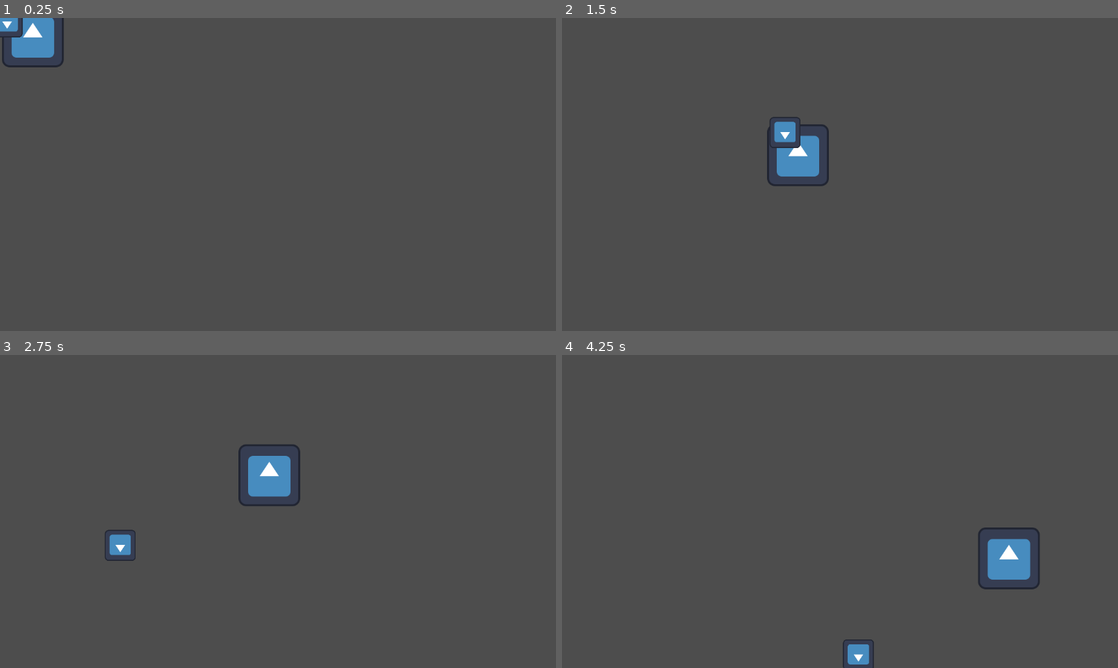
Above: before the commit, frames 1-4 (two rows, left to right).
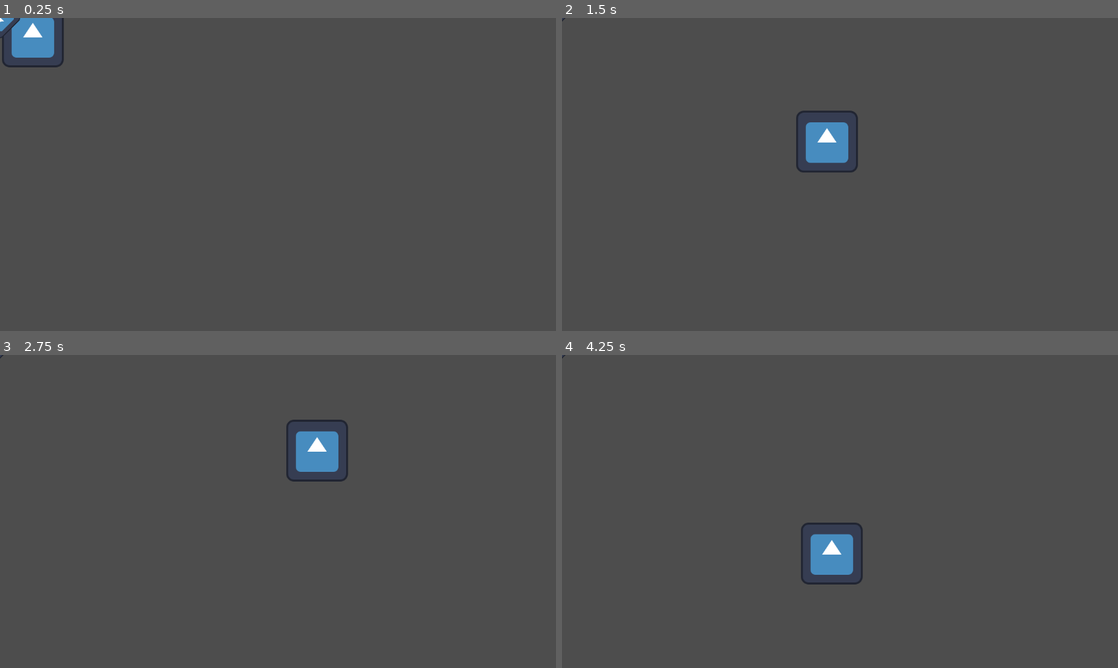
Above: after the commit, the same moments.

Repository: sayf63/Judgement_Engine
Game: Godot game, scene res://Entities/Player/Player.tscn
The game is run twice, just before and just after one commit, with the same random seed, the same clock (stepped at 60 frames per second) and the same inputs. The project has no main scene, so this scene is started directly. The engine's default icon, where the game draws it, is replaced by a stand-in: a white triangle on a blue panel in a dark square.
Inputs (mouse positions are in pixels of both pictures, inside the frame that each line leads up to):
- Up to frame 1 (0.25 s): no input
- Up to frame 2 (1.5 s): move the mouse to (962, 158) at 0.52 s; hold D (right) 0.53-1.28 s; tap Space (dash) at 0.6 s; move the mouse to (728, 190) at 1.27 s; hold Shift (slowdown, bound only after the commit) from 1.28 s (still down); click (728, 190) at 1.35 s
- Up to frame 3 (2.75 s): move the mouse to (333, 442) at 2.02 s; release Shift (slowdown, bound only after the commit) at 2.03 s; hold D (right) from 2.03 s (still down); tap Space (dash) at 2.1 s
- Up to frame 4 (4.25 s): move the mouse to (812, 574) at 2.77 s; release D (right) at 2.78 s; hold W (up) 2.78-3.53 s; click (812, 574) at 2.85 s; move the mouse to (1006, 558) at 3.52 s; hold A (left) from 3.53 s (still down); tap Space (dash) at 3.6 s

The runs differ from the first frame. In frame 1, 0.2% of the frame differs, in the area x 0-5%, y 0-7%; in frame 2, 2.1%; in frame 3, 2.8%; in frame 4, 2.9%, in the area x 0-86%, y 0-100%.

Commit message:
added anchor and slowdown controls for player

Diff:
--- a/judgement-engine/Entities/Enemies/BaseEnemy/enemy.gd
+++ b/judgement-engine/Entities/Enemies/BaseEnemy/enemy.gd
@@ -20,6 +20,7 @@
 # Inputs
 func take_damage(damage: int):
 	health -= damage
+	print(damage)
 	# Keeps enemy health between 0 and max_health
 	health = clamp(health, 0, max_health)
 	damaged.emit()
--- a/judgement-engine/Entities/Player/PlayerStateMachine/PlayerStates/player_dashing.gd
+++ b/judgement-engine/Entities/Player/PlayerStateMachine/PlayerStates/player_dashing.gd
@@ -18,7 +18,7 @@
 	var mouse_position = entity.get_global_mouse_position()
 
 	var distance = entity.position.distance_to(mouse_position)
-	if distance < entity.STOP_RADIUS*2:
+	if distance < entity.STOP_RADIUS*2 or Input.is_action_pressed("anchor"):
 		set_state("Idle")
 
 	var direction = entity.position.direction_to(mouse_position)
--- a/judgement-engine/Entities/Player/PlayerStateMachine/PlayerStates/player_idle.gd
+++ b/judgement-engine/Entities/Player/PlayerStateMachine/PlayerStates/player_idle.gd
@@ -7,7 +7,7 @@
 ## Called every frame
 func do_physics_process(_delta):
 	entity.velocity = Vector2.ZERO
-	if entity.global_position.distance_to(entity.get_global_mouse_position()) > entity.STOP_RADIUS:
+	if !Input.is_action_pressed("anchor") and entity.global_position.distance_to(entity.get_global_mouse_position()) > entity.STOP_RADIUS:
 		if entity.cooldowns["Dashing"] < entity.DASH_COOLDOWN - entity.DASH_DURATION:
 			set_state("Moving")
 		else:
--- a/judgement-engine/Entities/Player/PlayerStateMachine/PlayerStates/player_moving.gd
+++ b/judgement-engine/Entities/Player/PlayerStateMachine/PlayerStates/player_moving.gd
@@ -5,9 +5,10 @@
 	if Input.is_action_just_pressed("dash") && !entity.is_on_cooldown("Dashing"):
 		set_state("Dashing")
 
+
 	var mouse_position = entity.get_global_mouse_position()
 	var distance = entity.position.distance_to(mouse_position)
-	if distance < entity.STOP_RADIUS:
+	if distance < entity.STOP_RADIUS or Input.is_action_pressed("anchor"):
 		set_state("Idle")
 
 	var min_speed_factor := 0.1
--- a/judgement-engine/Entities/Player/Weapon/WeaponStateMachine/WeaponStates/weapon_moving.gd
+++ b/judgement-engine/Entities/Player/Weapon/WeaponStateMachine/WeaponStates/weapon_moving.gd
@@ -4,7 +4,7 @@
 	var mouse_position = entity.get_global_mouse_position()
 	var direction = entity.position.direction_to(mouse_position)
 	entity.velocity = entity.velocity.move_toward(
-		direction*entity.SPEED,
+		direction*entity.SPEED*50,
 		entity.ACCEL*delta
 	)
 	if entity.velocity.length() > entity.SPEED:
@@ -19,7 +19,7 @@
 
 		if dot < cos_limit:
 			var curr_speed = entity.velocity.length()
-			var new_angle = rotate_toward(entity.velocity.angle(), direction.angle(), entity.STEER_STRENGTH/50)
+			var new_angle = rotate_toward(entity.velocity.angle(), direction.angle(), entity.STEER_STRENGTH/100)
 
 			entity.velocity = Vector2.from_angle(new_angle) * curr_speed
 
--- a/judgement-engine/Entities/Player/Weapon/WeaponStateMachine/WeaponStates/weapon_swinging.gd
+++ b/judgement-engine/Entities/Player/Weapon/WeaponStateMachine/WeaponStates/weapon_swinging.gd
@@ -1,30 +1,22 @@
 extends State
 
 var target_position := Vector2.ZERO
-var target_reached := false
 
 # this state speeds up the weapon until it reaches past the targetted point.
 func enter_state():
-	target_position = entity.get_global_mouse_position()
-	entity.velocity = Vector2.ZERO
-	entity.reset_cooldown("Swinging")
+    target_position = entity.get_global_mouse_position()
+    #entity.velocity = Vector2.ZERO
+    entity.reset_cooldown("Swinging")
 
 func do_physics_process(delta):
-	if (entity.position-target_position).length() < 100:
-		target_reached = true
+    if (entity.position-target_position).length() < 100:
+        set_state("Moving")
 
-	if !target_reached:
-		var to_target = entity.global_position.direction_to(target_position)
+    var to_target = entity.global_position.direction_to(target_position)
 
-		# perpendicular vector (rotated 90 degrees)
-		var sideways = to_target.orthogonal() * 1
+    # perpendicular vector (rotated 90 degrees)
+    var sideways = to_target.orthogonal()
 
-		var desired_velocity = to_target * entity.SPEED + sideways * 1000
+    var desired_velocity = to_target * entity.SPEED*2 + sideways*entity.SWING_ARC_SIZE
 
-		entity.velocity = desired_velocity
-	else:
-		set_state("Moving")
-
-
-func exit_state():
-	target_reached = false
+    entity.velocity = desired_velocity
--- a/judgement-engine/Entities/Player/Weapon/WeaponStateMachine/weapon_state_machine.gd
+++ b/judgement-engine/Entities/Player/Weapon/WeaponStateMachine/weapon_state_machine.gd
@@ -10,38 +10,51 @@
 	entity.move_and_slide()
 
 func _reflect_off_edge():
-	var screen_rect = get_viewport().get_visible_rect()
+	var screen_rect = _get_camera_rect()
 	var pos = entity.global_position
 	var vel = entity.velocity
 	var bounced = false
 
-	# Left edge
+	# Left
 	if pos.x < screen_rect.position.x:
-		pos.x = screen_rect.position.x+1
+		pos.x = screen_rect.position.x
 		vel.x *= -1
 		bounced = true
 
-	# Right edge
+	# Right
 	elif pos.x > screen_rect.end.x:
-		pos.x = screen_rect.end.x-1
+		pos.x = screen_rect.end.x
 		vel.x *= -1
 		bounced = true
 
-	# Top edge
+	# Top
 	if pos.y < screen_rect.position.y:
-		pos.y = screen_rect.position.y+1
+		pos.y = screen_rect.position.y
 		vel.y *= -1
 		bounced = true
 
-	# Bottom edge
+	# Bottom
 	elif pos.y > screen_rect.end.y:
-		pos.y = screen_rect.end.y-1
+		pos.y = screen_rect.end.y
 		vel.y *= -1
 		bounced = true
 
 	if bounced:
-		# optional: reduce energy so it doesn’t bounce forever
 		vel *= 0.8
 
 	entity.global_position = pos
 	entity.velocity = vel
+
+func _get_camera_rect() -> Rect2:
+	var camera := get_viewport().get_camera_2d()
+	if camera == null:
+		return Rect2()
+
+	var viewport_size = get_viewport().get_visible_rect().size
+
+	var zoom = camera.zoom
+
+	var size = viewport_size * zoom
+	var top_left = camera.global_position - size * 0.5
+
+	return Rect2(top_left, size)
--- a/judgement-engine/Entities/Player/Weapon/player_weapon.gd
+++ b/judgement-engine/Entities/Player/Weapon/player_weapon.gd
@@ -5,9 +5,10 @@
 
 @export var ACCEL := 500.0
 @export var DAMAGE := 10.0
-@export var SPEED := 400.0
+@export var SPEED := 1000.0
 @export var SWING_CD := 1.0
-@export var STEER_STRENGTH := 1.0
+@export var STEER_STRENGTH := 5.0
+@export var SWING_ARC_SIZE := 100.0
 
 var cooldowns: Dictionary = {
 	"Swinging": SWING_CD
@@ -23,18 +24,16 @@
 func _process(delta: float) -> void:
 	for key in cooldowns:
 		cooldowns[key] = max(cooldowns[key] - delta, 0.0)
-	print(cooldowns["Swinging"])
 
 func _on_area_2d_area_entered(area: Area2D) -> void:
 	var enemy = area.get_parent()
-	if enemy is not Enemy:
-		return
-	enemy.take_damage(DAMAGE * (velocity.length() / SPEED))
+	if enemy is Enemy:
+		enemy.take_damage(DAMAGE * (velocity.length() / SPEED))
+
 
 func reset_cooldown(key: String) -> void:
 	match key:
 		"Swinging":
-			print("Resetting SWINGING CD")
 			cooldowns["Swinging"] = SWING_CD
 		_:
 			pass
--- a/judgement-engine/Entities/Player/Weapon/player_weapon.tscn
+++ b/judgement-engine/Entities/Player/Weapon/player_weapon.tscn
@@ -7,6 +7,7 @@
 [ext_resource type="Script" uid="uid://dqbpojfjkgv20" path="res://Entities/Player/Weapon/WeaponStateMachine/WeaponStates/weapon_swinging.gd" id="4_bmo0q"]
 
 [sub_resource type="CapsuleShape2D" id="CapsuleShape2D_2rtwd"]
+height = 82.0
 
 [node name="PlayerWeapon" type="CharacterBody2D" unique_id=769343133]
 script = ExtResource("1_pkqv3")
@@ -23,6 +24,7 @@
 script = ExtResource("4_bmo0q")
 
 [node name="Sprite2D" type="Sprite2D" parent="." unique_id=456365847]
+rotation = 0.7853982
 scale = Vector2(0.5, 0.5)
 texture = ExtResource("1_2rtwd")
 flip_v = true
--- a/judgement-engine/Entities/Player/player.gd
+++ b/judgement-engine/Entities/Player/player.gd
@@ -4,7 +4,15 @@
 signal player_hurt(health_change)
 signal player_healed(health_change)
 
-@export var SPEED := 200.0
+@export var SPEED := 200.0:
+	set(value):
+		# if we focus mode
+		if value*FOCUS_SPEED_SLOWDOWN == SPEED:
+			SPEED = value
+		else:
+			real_max_speed = value
+			SPEED = value
+@export var FOCUS_SPEED_SLOWDOWN := 2.0
 @export var DASH_MULTIPLIER := 2.0
 @export var DASH_COOLDOWN := 2.0
 @export var DASH_DURATION := 1.0
@@ -12,6 +20,8 @@
 @export var WEAPON_ROTATION_SPEED := 10.0
 @export var SLOW_RADIUS = 50.0
 @export var STOP_RADIUS = 5
+
+var real_max_speed := SPEED
 
 @export var MAX_HEALTH = 100
 @export var current_health = MAX_HEALTH:
@@ -47,6 +57,10 @@
 func _physics_process(_delta: float) -> void:
 	if cooldowns["Dashing"] > DASH_COOLDOWN - DASH_DURATION:
 		pass # invicible
+	if Input.is_action_just_pressed("slowdown"):
+		SPEED /= FOCUS_SPEED_SLOWDOWN
+	elif Input.is_action_just_released("slowdown"):
+		SPEED = real_max_speed
 
 func is_on_cooldown(action: String) -> bool:
 	return cooldowns[action] > 0
--- a/judgement-engine/project.godot
+++ b/judgement-engine/project.godot
@@ -56,6 +56,16 @@
 "events": [Object(InputEventMouseButton,"resource_local_to_scene":false,"resource_name":"","device":-1,"window_id":0,"a …(253 unchanged characters)…
 ]
 }
+anchor={
+"deadzone": 0.2,
+"events": [Object(InputEventKey,"resource_local_to_scene":false,"resource_name":"","device":-1,"window_id":0,"alt_pressed":false,"shift_pressed":false,"ctrl_pressed":false,"meta_pressed":false,"pressed":false,"keycode":0,"physical_keycode":65,"key_label":0,"unicode":97,"location":0,"echo":false,"script":null)
+]
+}
+slowdown={
+"deadzone": 0.2,
+"events": [Object(InputEventKey,"resource_local_to_scene":false,"resource_name":"","device":-1,"window_id":0,"alt_pressed":false,"shift_pressed":false,"ctrl_pressed":false,"meta_pressed":false,"pressed":false,"keycode":0,"physical_keycode":4194325,"key_label":0,"unicode":0,"location":0,"echo":false,"script":null)
+]
+}
 
 [physics]
 
